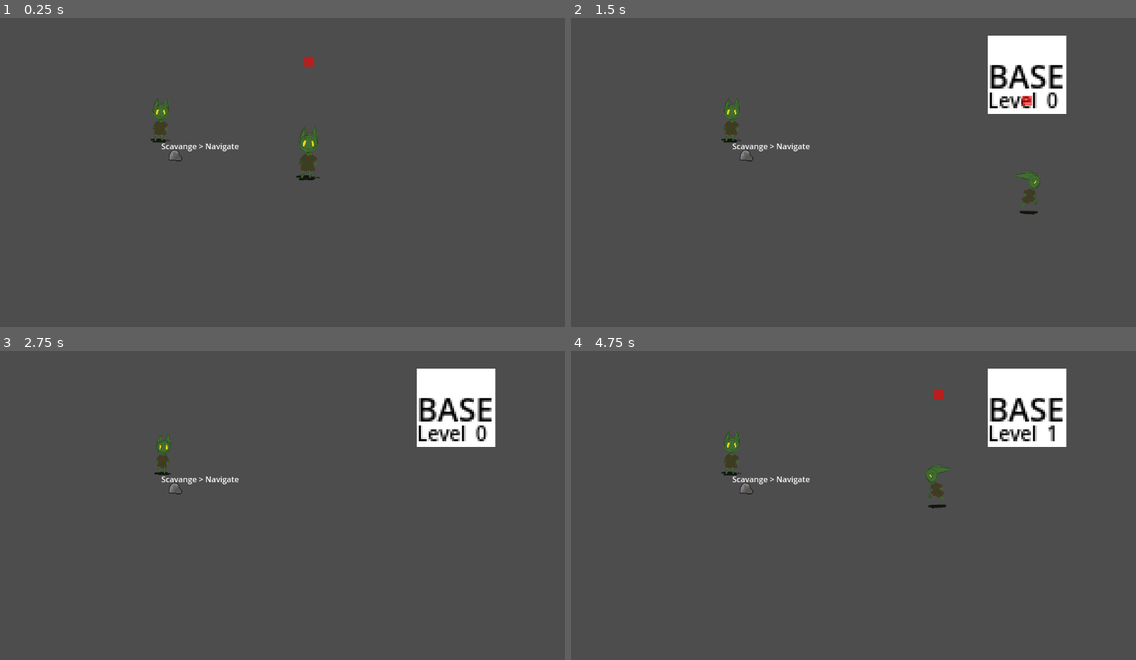
Above: before the commit, frames 1-4 (two rows, left to right).
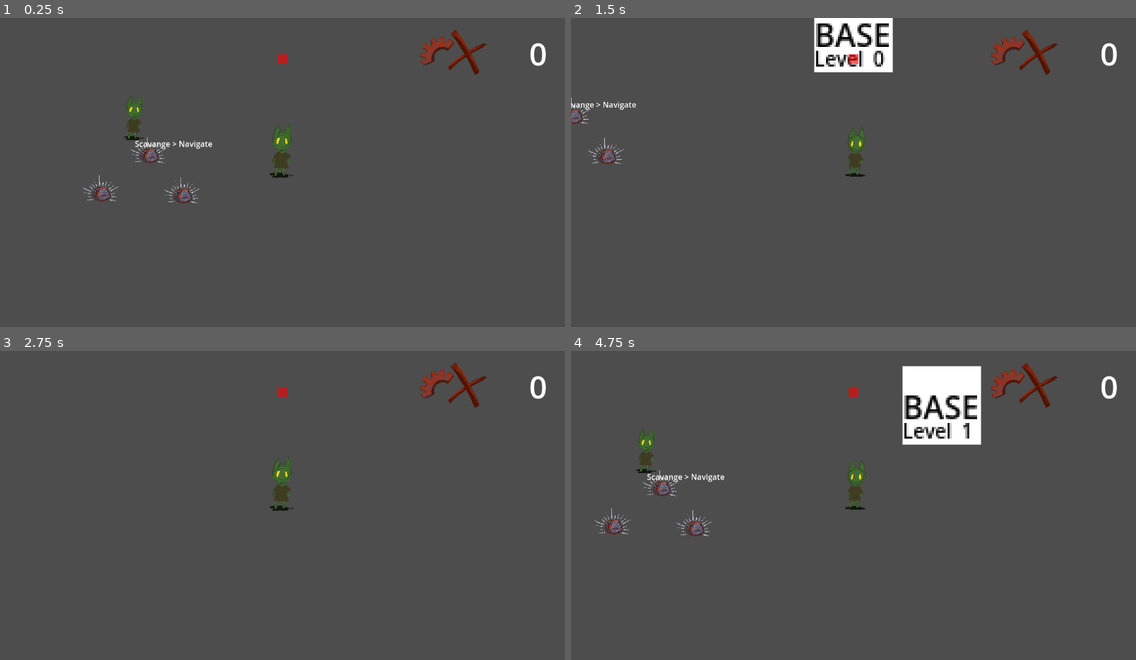
Above: after the commit, the same moments.

Repository: loteque/GoblinGame
Game: Godot game, scene res://tests/test_new_actor.tscn
The game is run twice, just before and just after one commit, with the same random seed, the same clock (stepped at 60 frames per second) and the same inputs.
Inputs:
- Up to frame 1 (0.25 s): no input
- Up to frame 2 (1.5 s): hold D (right) 0.53-1.28 s; tap Shift (call) at 0.6 s; hold S (down) from 1.28 s (still down); tap G (place) at 1.35 s
- Up to frame 3 (2.75 s): release S (down) at 2.03 s; hold D (right) from 2.03 s (still down); tap Space (select) at 2.1 s
- Up to frame 4 (4.75 s): release D (right) at 2.78 s; hold W (up) 2.78-3.53 s; tap Shift (call) at 2.85 s; hold A (left) from 3.53 s (still down); tap G (place) at 3.6 s; tap Space (select) at 4.35 s

The runs differ from the first frame. In frame 1, 2.8% of the frame differs, in the area x 14-97%, y 3-61%; in frame 2, 7.2%; in frame 3, 4.4%; in frame 4, 8.9%, in the area x 4-97%, y 3-61%.

Commit message:
Add sprites

Diff:
--- a/project/AnimationController.gd
+++ b/project/AnimationController.gd
@@ -8,7 +8,7 @@
     sprite.rotation_degrees = rotation_deg
 
 func _physics_process(_delta):
-
+    return
     if !actor:
         return
 
--- a/project/collect_state.gd
+++ b/project/collect_state.gd
@@ -18,8 +18,8 @@
     super.enter_state()
     target = data.get("target")
     animated_sprite.play("collect_scrap")
-    if target:
-        animated_sprite.play("collect_scrap")
+    #if target:
+        #animated_sprite.play("collect_scrap")
 
 func exit_state():
     super.exit_state()
--- a/project/collectables/scrap/scrap.gd
+++ b/project/collectables/scrap/scrap.gd
@@ -1,8 +1,8 @@
 extends Area2D
 class_name Scrap
 
-var max_amount: int = 1
-var current_amount: int = 1
+var max_amount: int = 10
+var current_amount: int = 10
 @onready var collection_timer: Timer = $CollectionTimer
 
 enum CollectableType {
--- a/project/collectables/scrap/scrap.tscn
+++ b/project/collectables/scrap/scrap.tscn
@@ -1,7 +1,7 @@
 [gd_scene load_steps=4 format=3 uid="uid://hehsosy8cwdc"]
 
-[ext_resource type="Texture2D" uid="uid://kuktjxvnjemo" path="res://collectables/scrap/scrap.png" id="1_8uq5o"]
 [ext_resource type="Script" path="res://collectables/scrap/scrap.gd" id="1_a2bdl"]
+[ext_resource type="Texture2D" uid="uid://d2b4jpplq6mos" path="res://assets/art/scrap_sprite.png" id="2_2xjhb"]
 
 [sub_resource type="RectangleShape2D" id="RectangleShape2D_u84gf"]
 size = Vector2(24, 20)
@@ -16,7 +16,8 @@
 shape = SubResource("RectangleShape2D_u84gf")
 
 [node name="Scrap" type="Sprite2D" parent="."]
-texture = ExtResource("1_8uq5o")
+scale = Vector2(0.25, 0.25)
+texture = ExtResource("2_2xjhb")
 
 [node name="CollectionTimer" type="Timer" parent="."]
 one_shot = true
--- a/project/goblin_0_sprite_frames.tres
+++ b/project/goblin_0_sprite_frames.tres
@@ -1,14 +1,15 @@
-[gd_resource type="SpriteFrames" load_steps=16 format=3 uid="uid://b1tde2jhy8sfh"]
+[gd_resource type="SpriteFrames" load_steps=17 format=3 uid="uid://b1tde2jhy8sfh"]
 
+[ext_resource type="Texture2D" uid="uid://dghfr0rh5pah6" path="res://assets/art/sprite_collect_scrap.png" id="1_r84qb"]
 [ext_resource type="Texture2D" uid="uid://bduj512knrmjp" path="res://goblin_sprite_sheet_wip_update_with_updated_roll.png" id="1_xvd8n"]
 
-[sub_resource type="AtlasTexture" id="AtlasTexture_a6qc8"]
-atlas = ExtResource("1_xvd8n")
-region = Rect2(55, 1172, 162, 436)
+[sub_resource type="AtlasTexture" id="AtlasTexture_1rwwp"]
+atlas = ExtResource("1_r84qb")
+region = Rect2(0, 0, 517, 682)
 
-[sub_resource type="AtlasTexture" id="AtlasTexture_mk3s3"]
-atlas = ExtResource("1_xvd8n")
-region = Rect2(401, 1172, 162, 436)
+[sub_resource type="AtlasTexture" id="AtlasTexture_ag1tb"]
+atlas = ExtResource("1_r84qb")
+region = Rect2(517, 0, 517, 682)
 
 [sub_resource type="AtlasTexture" id="AtlasTexture_wxu2l"]
 atlas = ExtResource("1_xvd8n")
@@ -61,11 +62,11 @@
 [resource]
 animations = [{
 "frames": [{
-"duration": 1.0,
-"texture": SubResource("AtlasTexture_a6qc8")
+"duration": 2.0,
+"texture": SubResource("AtlasTexture_1rwwp")
 }, {
-"duration": 1.0,
-"texture": SubResource("AtlasTexture_mk3s3")
+"duration": 2.0,
+"texture": SubResource("AtlasTexture_ag1tb")
 }],
 "loop": true,
 "name": &"collect_scrap",
--- a/project/resource_manager.gd
+++ b/project/resource_manager.gd
@@ -13,6 +13,13 @@
 var player: TeamResources
 var cpu: TeamResources
 
+func get_scrap_count_by_team(team: Team):
+    match team:
+        Team.PLAYER:
+            return player.scrap
+        Team.CPU:
+            return cpu.scrap
+
 func _init():
     scrap_collected.connect(_on_scrap_collected)
     player = TeamResources.new()
@@ -22,9 +29,11 @@
     scrap_collected.connect(_on_scrap_collected)
 
 func _on_scrap_collected(team: Team):
+
     match team:
         Team.PLAYER:
             print("player collected scrap")
             player.scrap += 1
         Team.CPU:
             cpu.scrap += 1
+    scrap_updated.emit(team, get_scrap_count_by_team(team))
--- a/project/scavange_state.gd
+++ b/project/scavange_state.gd
@@ -45,7 +45,7 @@
 func update(delta):
     if not target:
         machine.change_state(null)
-    if is_close_enough(target):
+    elif is_close_enough(target):
             machine.change_state(collect, {"target": target})
     machine.state.update(delta)
 
--- /dev/null
+++ b/project/src/camera/follow_camera.gd
@@ -0,0 +1,7 @@
+extends Camera2D
+
+@export var follow_target: Node2D
+
+func _process(delta):
+    if follow_target:
+        global_position = follow_target.global_position
--- /dev/null
+++ b/project/src/camera/follow_camera.tscn
@@ -0,0 +1,7 @@
+[gd_scene load_steps=2 format=3 uid="uid://ct8ncpasvj5j0"]
+
+[ext_resource type="Script" path="res://src/camera/follow_camera.gd" id="1_ppt04"]
+
+[node name="FollowCamera" type="Camera2D"]
+position = Vector2(-54, -5)
+script = ExtResource("1_ppt04")
--- /dev/null
+++ b/project/src/ui/components/scrap_counter.gd
@@ -0,0 +1,9 @@
+extends Label
+
+func _ready():
+    text = "0"
+    ResourceManager.scrap_updated.connect(_on_scrap_updated)
+
+func _on_scrap_updated(team: TeamManager.Team, new_amount: int):
+    if team == TeamManager.Team.PLAYER:
+        text = str(new_amount)
--- a/project/src/ui/components/scrap_counter.tscn
+++ b/project/src/ui/components/scrap_counter.tscn
@@ -1,7 +1,31 @@
-[gd_scene format=3 uid="uid://f0ew721jc7xl"]
+[gd_scene load_steps=4 format=3 uid="uid://f0ew721jc7xl"]
+
+[ext_resource type="Texture2D" uid="uid://bupbopnunth3b" path="res://assets/art/scrap_counter_01.png" id="1_rn2cg"]
+[ext_resource type="Script" path="res://src/ui/components/scrap_counter.gd" id="2_oq8kq"]
+
+[sub_resource type="LabelSettings" id="LabelSettings_o6lhl"]
+font_size = 64
 
 [node name="ScrapCounter" type="Control"]
 layout_mode = 3
 anchors_preset = 0
-offset_right = 40.0
-offset_bottom = 40.0
+
+[node name="TextureRect" type="TextureRect" parent="."]
+layout_mode = 0
+offset_left = -258.0
+offset_top = 7.0
+offset_right = 24.0
+offset_bottom = 201.0
+scale = Vector2(0.5, 0.5)
+texture = ExtResource("1_rn2cg")
+
+[node name="Label" type="Label" parent="."]
+layout_mode = 0
+offset_left = -71.0
+offset_top = 13.0
+offset_right = 3.0
+offset_bottom = 101.0
+text = "21"
+label_settings = SubResource("LabelSettings_o6lhl")
+horizontal_alignment = 2
+script = ExtResource("2_oq8kq")
--- /dev/null
+++ b/project/src/ui/level_ui.tscn
@@ -0,0 +1,16 @@
+[gd_scene load_steps=2 format=3 uid="uid://c1st656vkl5t0"]
+
+[ext_resource type="PackedScene" uid="uid://f0ew721jc7xl" path="res://src/ui/components/scrap_counter.tscn" id="1_koeg3"]
+
+[node name="LevelUi" type="CanvasLayer"]
+
+[node name="ScrapCounter" parent="." instance=ExtResource("1_koeg3")]
+anchors_preset = -1
+anchor_left = 0.767
+anchor_right = 1.0
+anchor_bottom = 0.153
+offset_left = 229.416
+offset_top = 15.0
+offset_right = -39.0
+offset_bottom = -84.144
+grow_horizontal = 0
--- a/project/state_machine.gd
+++ b/project/state_machine.gd
@@ -13,7 +13,7 @@
 var player_input
 var state: State
 
-func change_state(new_state: State, data: Dictionary = {}, force: bool = true):
+func change_state(new_state: State, data: Dictionary = {}, force: bool = false):
     if state != null and new_state != null and force == true:
         state.exit_state()
         state = new_state
--- a/project/tests/test_new_actor.tscn
+++ b/project/tests/test_new_actor.tscn
@@ -1,9 +1,10 @@
-[gd_scene load_steps=6 format=3 uid="uid://t3udaxv6fag4"]
+[gd_scene load_steps=7 format=3 uid="uid://t3udaxv6fag4"]
 
 [ext_resource type="PackedScene" uid="uid://b3f3e2snpptm" path="res://new_actor.tscn" id="1_t411p"]
 [ext_resource type="PackedScene" uid="uid://78j5k0a24wsl" path="res://player_character.tscn" id="2_v212g"]
 [ext_resource type="PackedScene" uid="uid://hehsosy8cwdc" path="res://collectables/scrap/scrap.tscn" id="3_d7f37"]
-[ext_resource type="PackedScene" uid="uid://f0ew721jc7xl" path="res://src/ui/components/scrap_counter.tscn" id="4_ja8pm"]
+[ext_resource type="PackedScene" uid="uid://c1st656vkl5t0" path="res://src/ui/level_ui.tscn" id="4_7xcfe"]
+[ext_resource type="PackedScene" uid="uid://ct8ncpasvj5j0" path="res://src/camera/follow_camera.tscn" id="4_olnkl"]
 
 [sub_resource type="NavigationPolygon" id="NavigationPolygon_4xp5u"]
 vertices = PackedVector2Array(3957, 1651, -567, 1644, -567, -824, 3957, -824)
@@ -26,7 +27,14 @@
 [node name="Scrap" parent="." instance=ExtResource("3_d7f37")]
 position = Vector2(275, 233)
 
-[node name="ScrapCounter" parent="." instance=ExtResource("4_ja8pm")]
+[node name="Scrap2" parent="." instance=ExtResource("3_d7f37")]
+position = Vector2(343, 315)
 
-[node name="Camera2D" type="Camera2D" parent="."]
+[node name="Scrap3" parent="." instance=ExtResource("3_d7f37")]
+position = Vector2(177, 311)
+
+[node name="FollowCamera" parent="." node_paths=PackedStringArray("follow_target") instance=ExtResource("4_olnkl")]
 position = Vector2(494, 281)
+follow_target = NodePath("../PlayerCharacter")
+
+[node name="LevelUI" parent="FollowCamera" instance=ExtResource("4_7xcfe")]
Binary file added: project/assets/art/gob_sprite_sheet _updated_with_scrap_and_death_animations.png
Binary file added: project/assets/art/gob_sprite_sheet_with_hurt_animation.png
Binary file added: project/assets/art/scrap_counter_01.png
Binary file added: project/assets/art/scrap_sprite.png
Binary file added: project/assets/art/sprite_collect_scrap.aseprite
Binary file added: project/assets/art/sprite_collect_scrap.png
